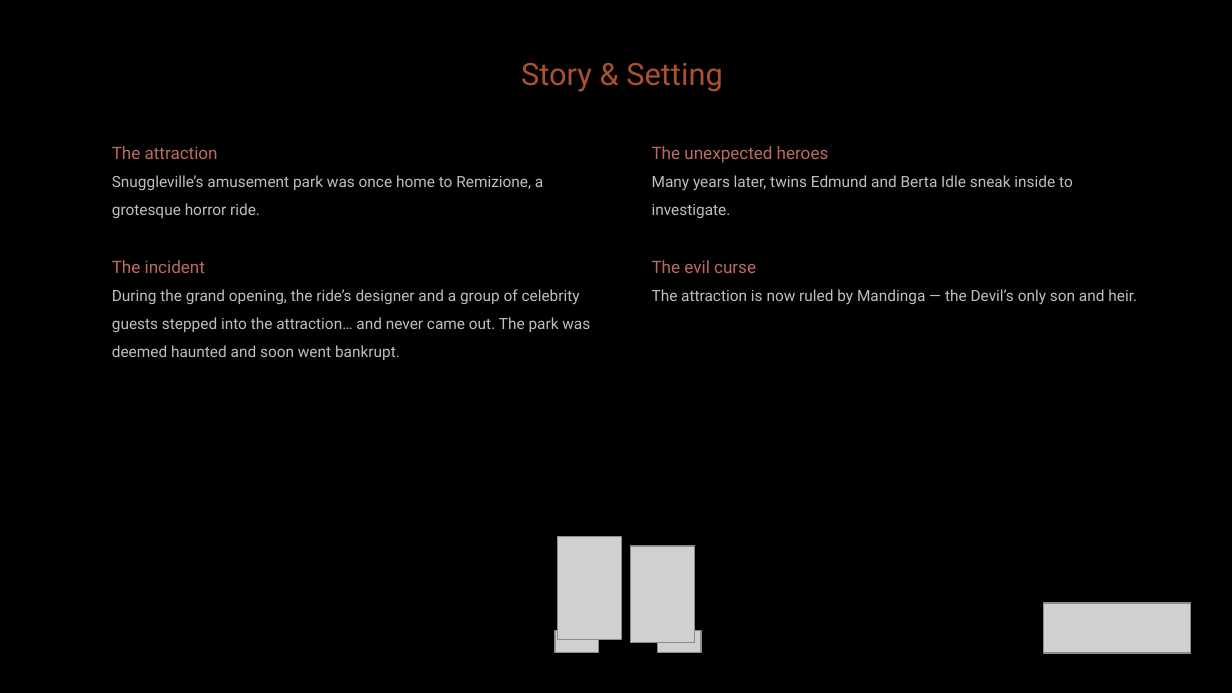
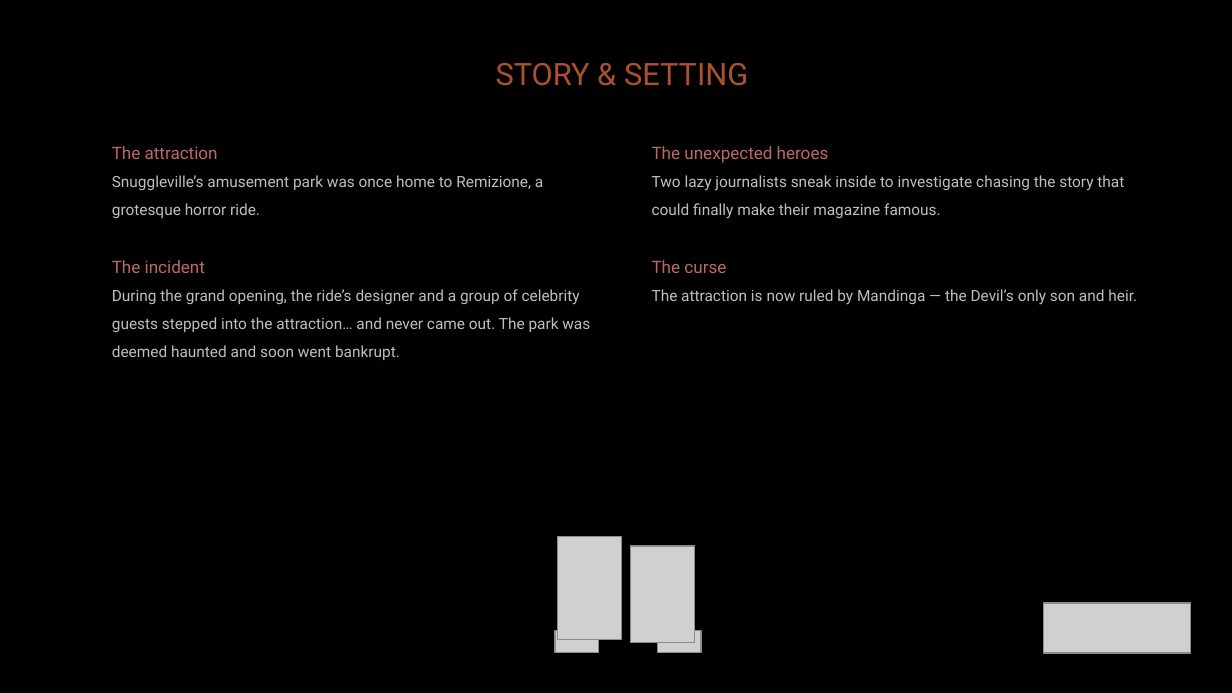
Before and after one commit to diegohcanepa/Remizione, a slide deck: slide 5 of Pitch Deck.pptx. Drawn at 1232x693 pixels with LibreOffice and Linux fonts; fonts in the diff are those of the drawing; grey boxes stand for pictures; background and template pictures are left out. Boxes give left, top, right and bottom in pixels: in the first picture for what was removed or moved away, otherwise in the second. Text is boxed around its words. In the diff, an @@ line names an element or a change of style, - is before the commit and + after.

```diff
--- a/Pitch Deck.pptx
+++ b/Pitch Deck.pptx
@@ text at (496, 63, 748, 86): text changed @@
-Story & Setting
+STORY & SETTING
@@ text at (652, 175, 1124, 273): text changed @@
-Many years later, twins Edmund and Berta Idle sneak inside to investigate.
-The evil curse
+Two lazy journalists sneak inside to investigate chasing the story that could finally make their magazine famous.
+The curse
```
Also in this commit, not shown: 13 other slides changed, 1 slide added, 2 slides removed, 5 other files.
